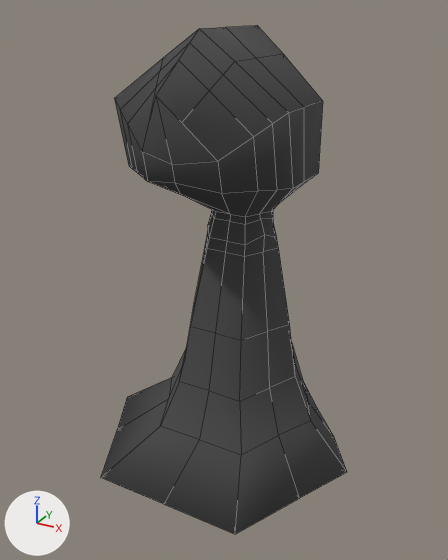
Before and after pictures for a commit that changed the Blender file models/characters/ghost/melee_ghost.blend.
Camera for both pictures: a camera (50 mm lens) standing at (1.58, -3.0, 2.71) and looking at (0.01, -0.14, 1.28). Every picture has the same lights, and +X, +Y and +Z are marked at lower left. The older version comes first. Mesh edges are drawn as thin lines.

The first picture shows 'body'.
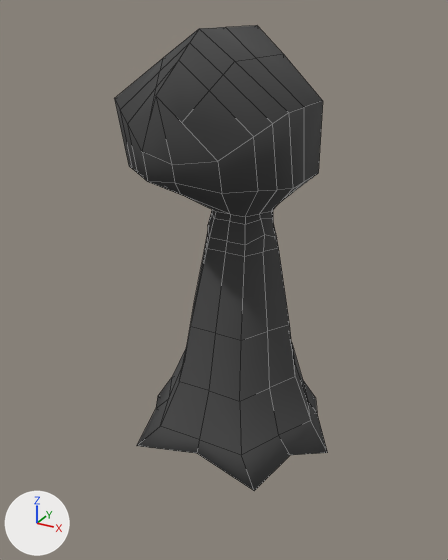
Commit message: minor model updates ghost

Location of each change, (x1, y1, x2, y2) in pixels of the pictures (448 x 560 px; the box of a moved part takes in the faces that stretch with it):
'body', reshaped (13% narrower, 8% shorter): before (101, 26, 347, 534); after (114, 26, 328, 491)
part 1 of me_cloakuv_exported__1, moved or reshaped: before (101, 377, 347, 534); after (137, 378, 328, 491)

Edits to the bpy script that builds the scene:
```text
Change me_cloakuv_exported__1:
    used by ob_body; location = (0.0, 0.0, 0.0)
    remove me_cloakuv_exported__1.from_pydata(...)  # 103 vertices, 90 faces, 2 loose edges; spans x 0.0..0.81, y -0.82..0.62, z 0.14..2.63
    add me_cloakuv_exported__1.from_pydata(...)  # 103 vertices, 90 faces, 2 loose edges; spans x 0.0..0.64, y -0.73..0.62, z 0.16..2.63
    me_cloakuv_exported__1 part 1
    me_cloakuv_exported__1.vertices[15].co: (0.0, -0.82, 0.18) -> (0.0, -0.45, 0.27)  # pixel (164, 504) -> pixel (197, 453)
    me_cloakuv_exported__1.vertices[49].co: (0.45, -0.82, 0.18) -> (0.41, -0.51, 0.21)  # pixel (235, 534) -> pixel (254, 490)
    me_cloakuv_exported__1.vertices[50].co: (0.43, 0.47, 0.14) -> (0.37, 0.55, 0.19)  # pixel (319, 411) -> pixel (315, 397)
    me_cloakuv_exported__1.vertices[51].co: (0.81, -0.07, 0.18) -> (0.64, 0.06, 0.16)  # pixel (347, 472) -> pixel (327, 452)
    me_cloakuv_exported__1.vertices[56].co: (0.13, 0.59, 0.16) -> (0.12, 0.59, 0.27)
    me_cloakuv_exported__1.vertices[65].co: (0.63, 0.2, 0.18) -> (0.47, 0.3, 0.25)  # pixel (334, 437) -> pixel (317, 413)
    me_cloakuv_exported__1.vertices[87].co: (0.64, -0.41, 0.17) -> (0.49, -0.18, 0.26)  # pixel (299, 498) -> pixel (290, 455)
```
